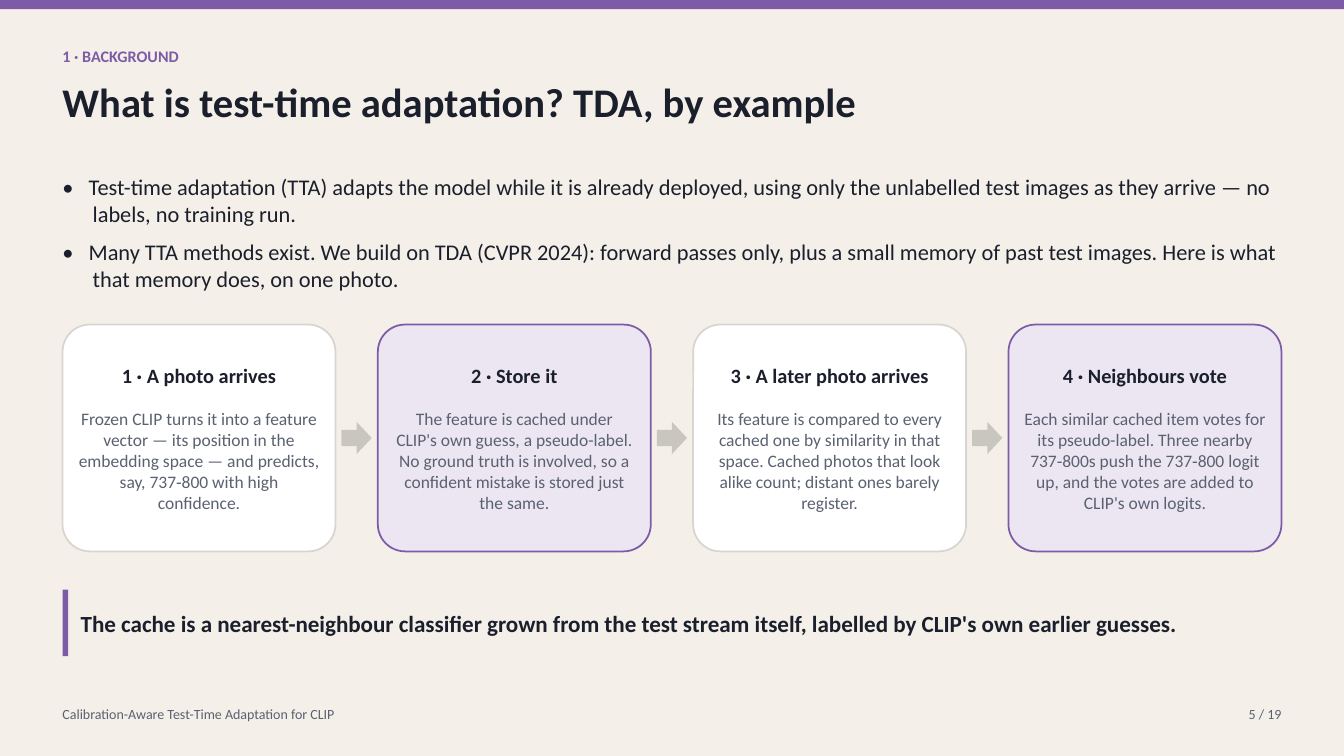
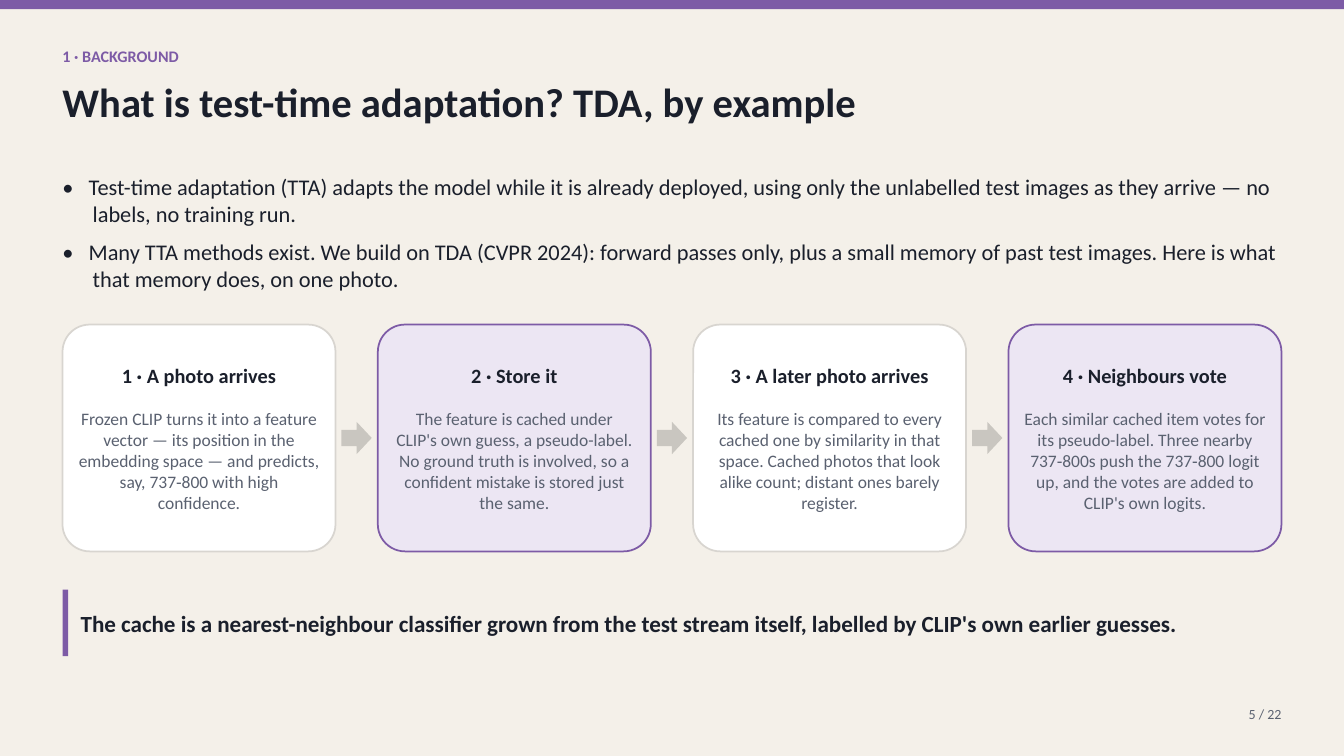
Before and after one commit to macwave12/deep_project_calibration_aware_tta, a slide deck: slide 5 of presentation/calibration_aware_tta.pptx. Drawn at 1344x756 pixels with LibreOffice and Linux fonts; fonts in the diff are those of the drawing. Boxes give left, top, right and bottom in pixels: in the first picture for what was removed or moved away, otherwise in the second. Text is boxed around its words. In the diff, an @@ line names an element or a change of style, - is before the commit and + after.

```diff
--- a/presentation/calibration_aware_tta.pptx
+++ b/presentation/calibration_aware_tta.pptx
@@ text removed at <box>62,709,334,721</box> @@
-Calibration-Aware Test-Time Adaptation for CLIP
@@ text at <box>1249,710,1281,719</box>: text changed @@
-5 / 19
+5 / 22
```
Also in this commit, not shown: 10 other slides changed, 10 slides added, 7 slides removed.
